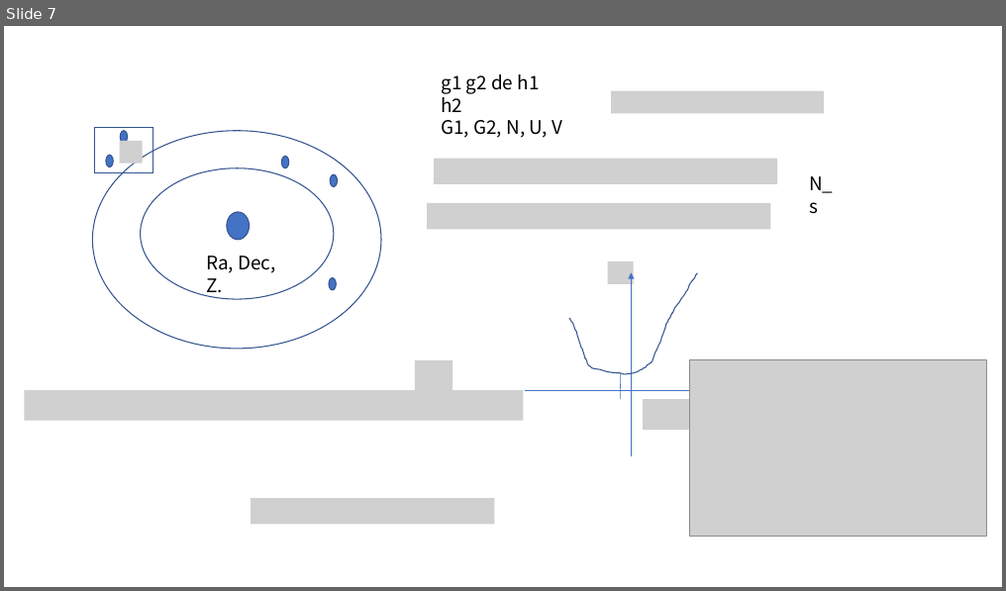
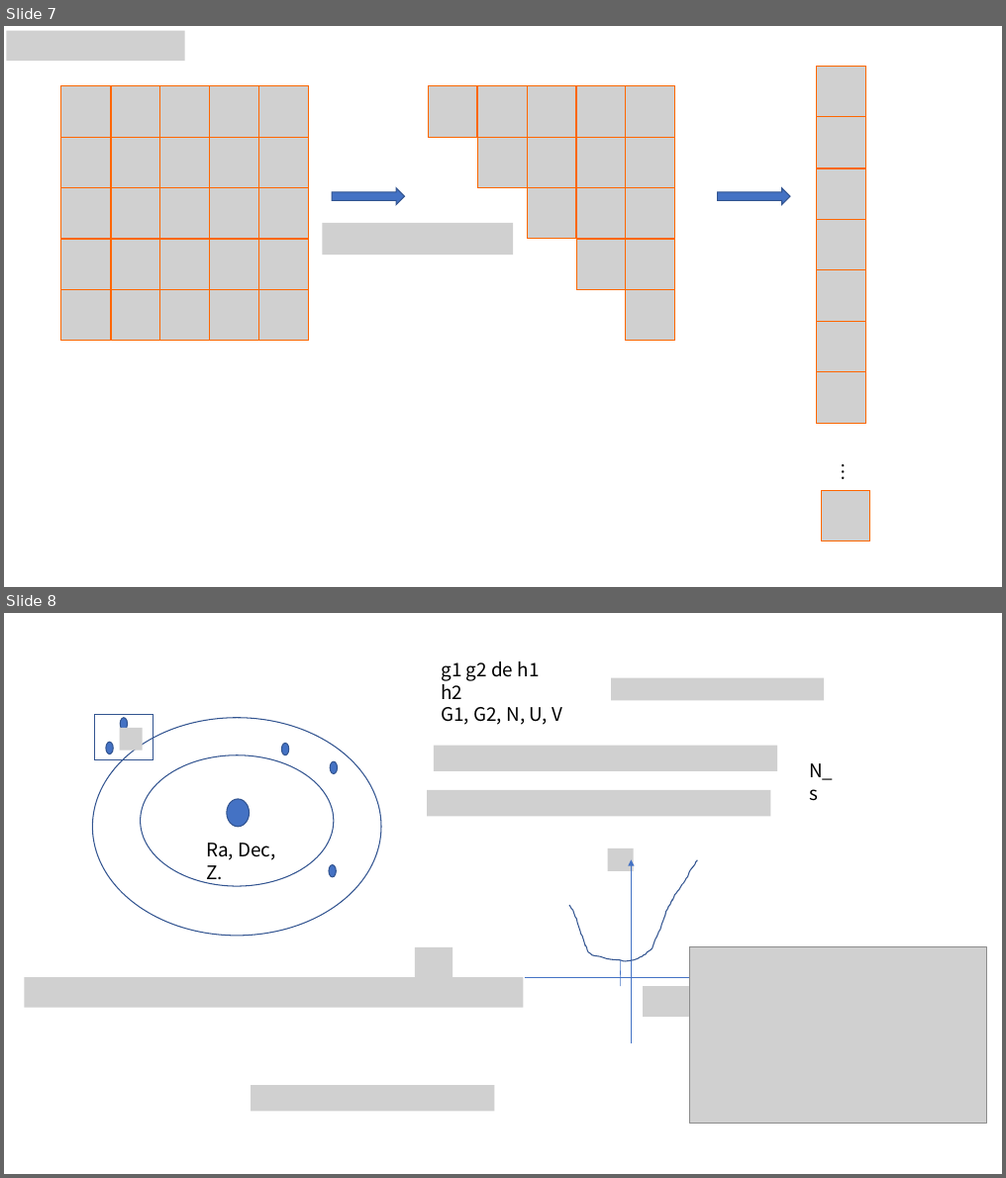
Before and after one commit to hekunlie/astrophy-research, a slide deck: correlation/Fourier_Quad/data_structure.pptx. Shown one above the other, each under a label of ours: slide 7 before the commit, slides 7 and 8 after it. The pictures are 1006x591 and 1006x1178 pixels, drawn with LibreOffice and Linux fonts; fonts in the diff are those of the drawing; grey boxes stand for pictures. Boxes give left, top, right and bottom in pixels: in the first picture for what was removed or moved away, otherwise in the second. Text is boxed around its words. In the diff, an @@ line names an element or a change of style, - is before the commit and + after.

```diff
--- a/correlation/Fourier_Quad/data_structure.pptx
+++ b/correlation/Fourier_Quad/data_structure.pptx
@@ slide 7 added at (4,26,1002,587), background #FFFFFF @@
@@ picture added at (6,31,185,61) @@
@@ picture added at (817,67,866,117) @@
@@ picture added at (817,117,866,169) @@
@@ picture added at (816,169,865,220) @@
@@ right arrow added at (332,188,405,205), fill #4472C4, outline #325491 1 pt @@
@@ right arrow added at (718,188,790,205), fill #4472C4, outline #325491 1 pt @@
@@ picture added at (322,223,513,255) @@
@@ picture added at (816,219,865,271) @@
@@ group added at (61,86,309,341): 25 pictures @@
@@ group added at (428,86,675,341): 15 pictures @@
@@ picture added at (816,271,865,321) @@
@@ picture added at (816,321,865,372) @@
@@ picture added at (816,372,865,424) @@
@@ text added at (821,456,858,476), 18 pt, text #000000 @@
+…
@@ picture added at (821,491,870,542) @@
@@ what was slide 7 is now slide 8 @@
```
Also in this commit, not shown: 3 slides changed, 2 other slides added, 2 slides removed.
